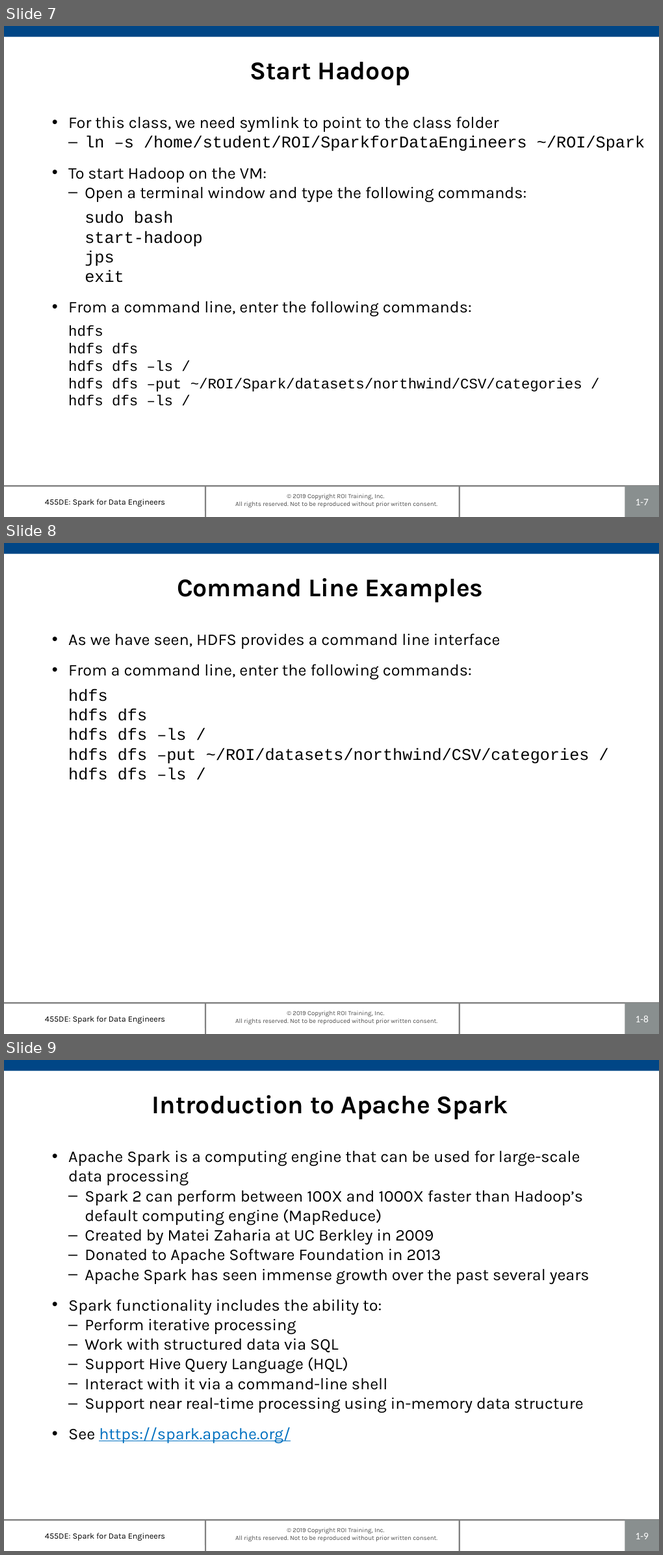
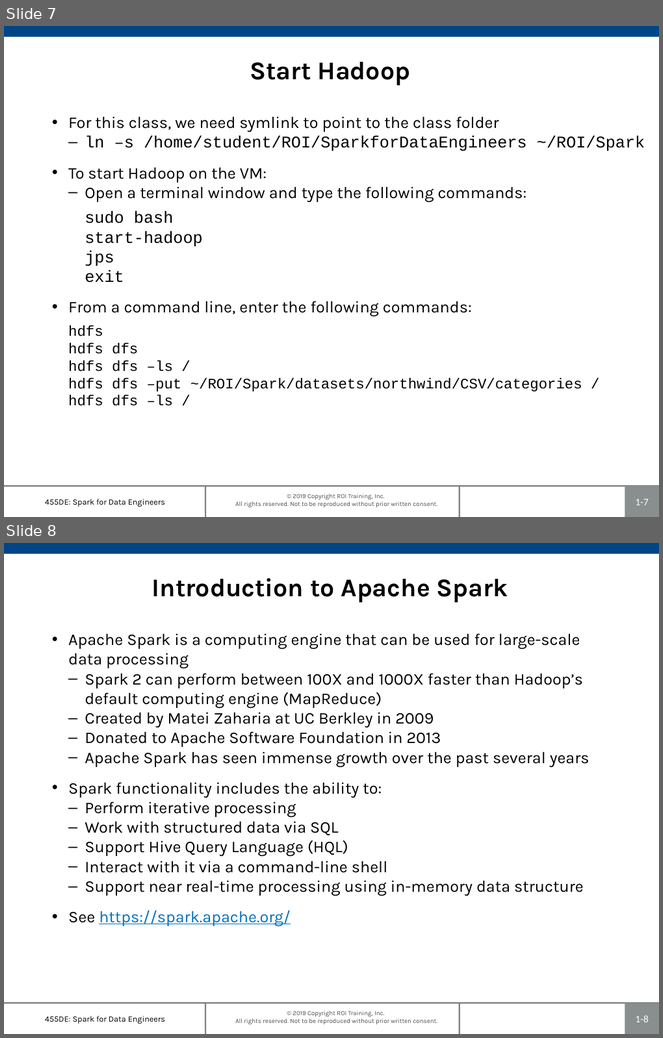
Before and after one commit to roitraining/SparkforDataEngineers, a slide deck: 455DE-Ch01_IntroToSpark.pptx. Shown one above the other, each under a label of ours: slides 7, 8 and 9 before the commit, slides 7 and 8 after it. The pictures are 663x1555 and 663x1038 pixels, drawn with LibreOffice and Linux fonts; fonts in the diff are those of the drawing; background and template pictures are left out. Boxes give left, top, right and bottom in pixels: in the first picture for what was removed or moved away, otherwise in the second. Text is boxed around its words. In the diff, an @@ line names an element or a change of style, - is before the commit and + after.

```diff
--- a/455DE-Ch01_IntroToSpark.pptx
+++ b/455DE-Ch01_IntroToSpark.pptx
@@ slide 8 removed at bbox=[4, 543, 659, 1034], background #FFFFFF; not listed: 7 template elements that a slide beside it also shows @@
@@ title removed at bbox=[177, 578, 484, 603] @@
-Command Line Examples
@@ text removed at bbox=[68, 633, 590, 780] @@
-• As we have seen, HDFS provides a command line interface
-• From a command line, enter the following commands:
-  hdfs
-  hdfs dfs
-  hdfs dfs –ls /
-  hdfs dfs –put ~/ROI/datasets/northwind/CSV/categories /
-  hdfs dfs –ls /
@@ what was slide 9 is now slide 8 @@
@@ page number at bbox=[636, 1016, 649, 1023]: text changed @@
-1-9
+1-8
```
Also in this commit, not shown: 3 other files.
